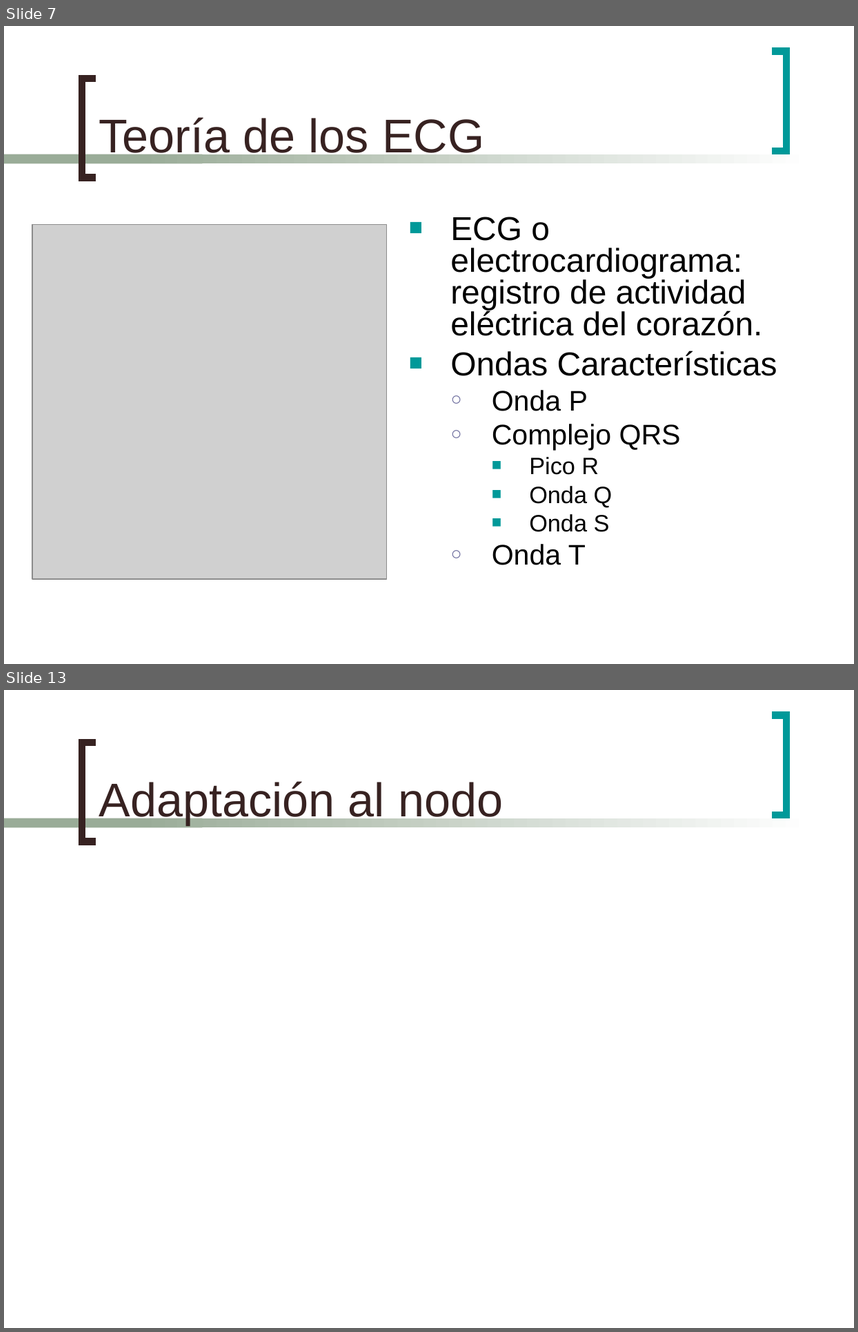
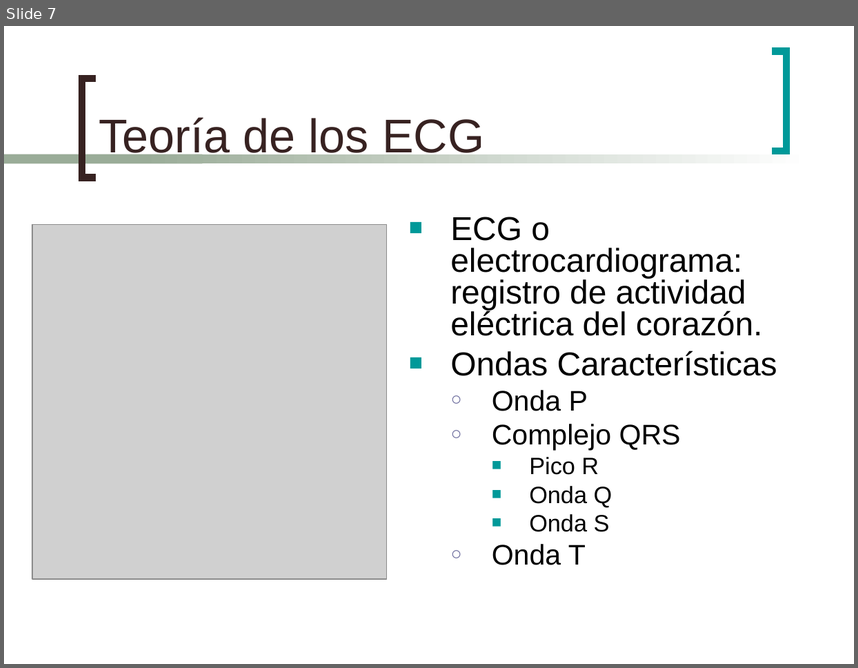
Before and after one commit to mmja/redsensores, a slide deck: Memoria/EstudioMemoria.ppt. Shown one above the other, each under a label of ours: slides 7 and 13 before the commit, slide 7 after it; the slides between them are not shown. The pictures are 858x1332 and 858x668 pixels, drawn with LibreOffice and Linux fonts; fonts in the diff are those of the drawing; grey boxes stand for pictures. Boxes give left, top, right and bottom in pixels: in the first picture for what was removed or moved away, otherwise in the second. Text is boxed around its words. In the diff, an @@ line names an element or a change of style, - is before the commit and + after.

```diff
--- a/Memoria/EstudioMemoria.ppt
+++ b/Memoria/EstudioMemoria.ppt
@@ slide 13 removed at [4,690,854,1328], background #FFFFFF; not listed: 4 template elements that a slide beside it also shows @@
@@ title removed at [99,781,503,825] @@
-Adaptación al nodo
```
Also in this commit, not shown: 8 slides changed, 5 slides added, 5 other slides removed, 1 other file.
